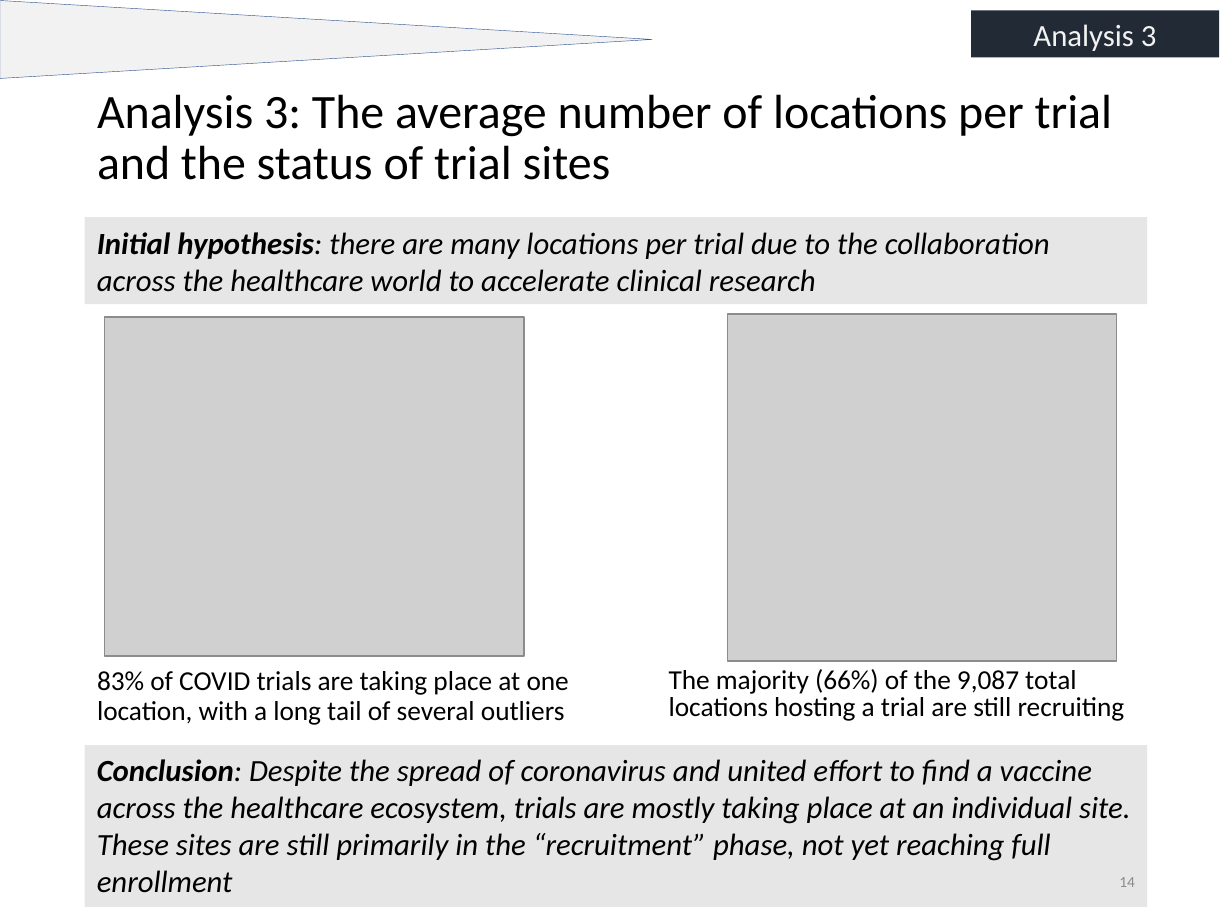
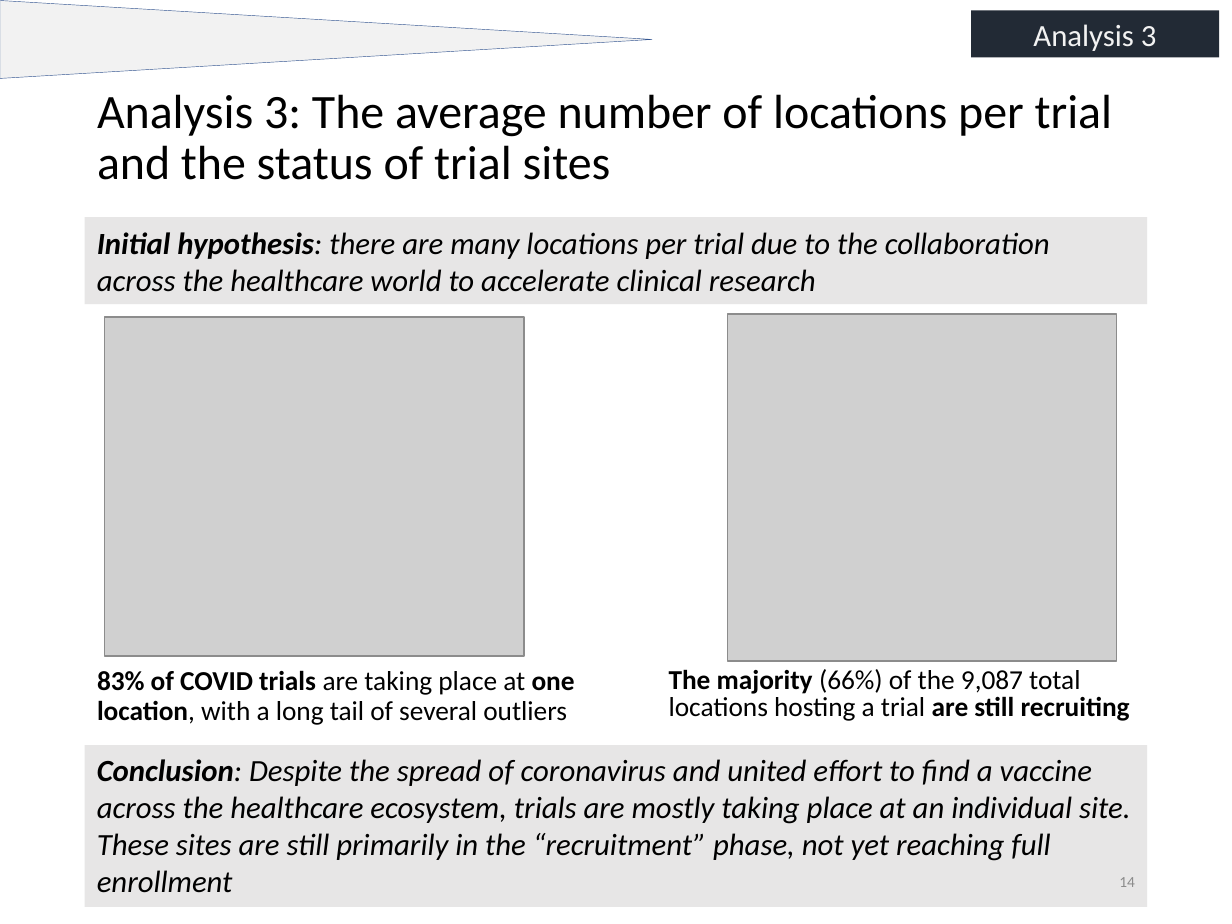
Before and after one commit to nick-nasse/pyd-pyper, a slide deck: slide 14 of 200729 Clinical Trials Analysis_v2.pptx. Drawn at 1232x924 pixels with LibreOffice and Linux fonts; fonts in the diff are those of the drawing; grey boxes stand for pictures. Boxes give left, top, right and bottom in pixels: in the first picture for what was removed or moved away, otherwise in the second. Text is boxed around its words. In the diff, an @@ line names an element or a change of style, - is before the commit and + after.

```diff
--- a/200729 Clinical Trials Analysis_v2.pptx
+++ b/200729 Clinical Trials Analysis_v2.pptx
@@ text "83% of COVID trials are ..." at (97, 670, 575, 725): bold on in "83% of COVID trials one location," @@
@@ text "The majority (66%) of the ..." at (669, 669, 1130, 721): bold on in "The majority are still recruiting" @@
```
Also in this commit, not shown: 11 other slides changed, 1 slide added.
